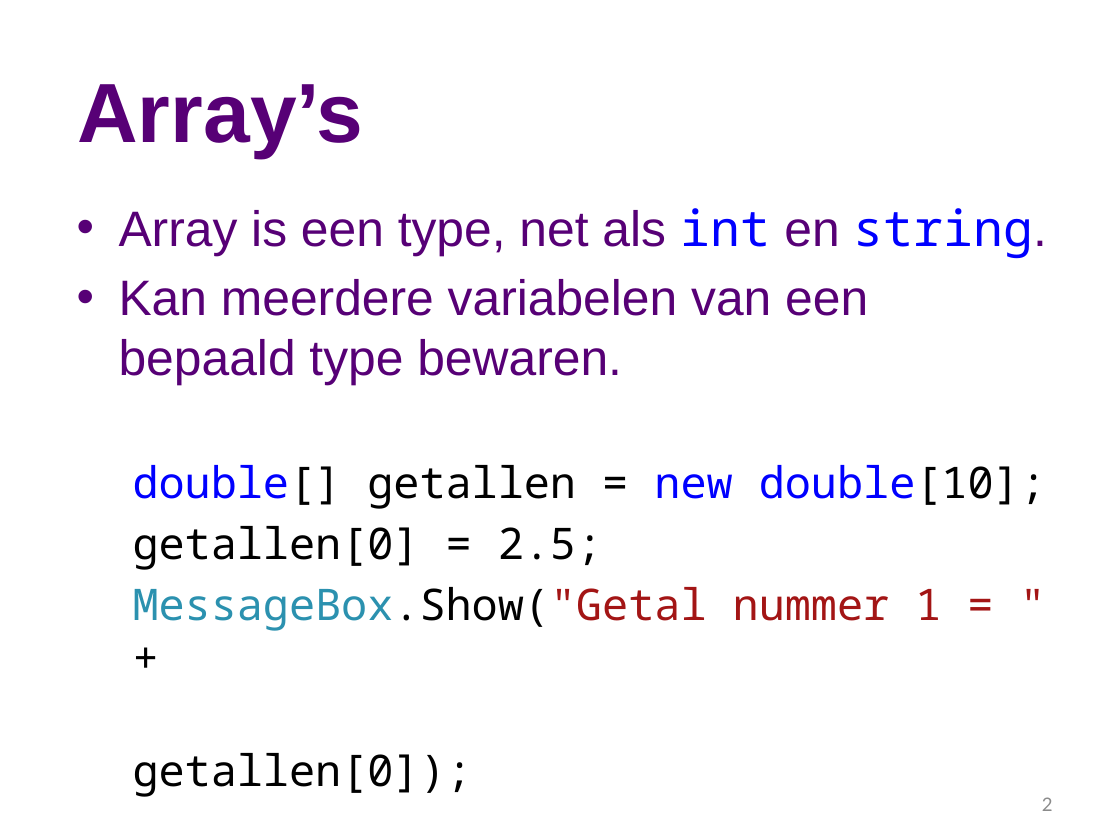
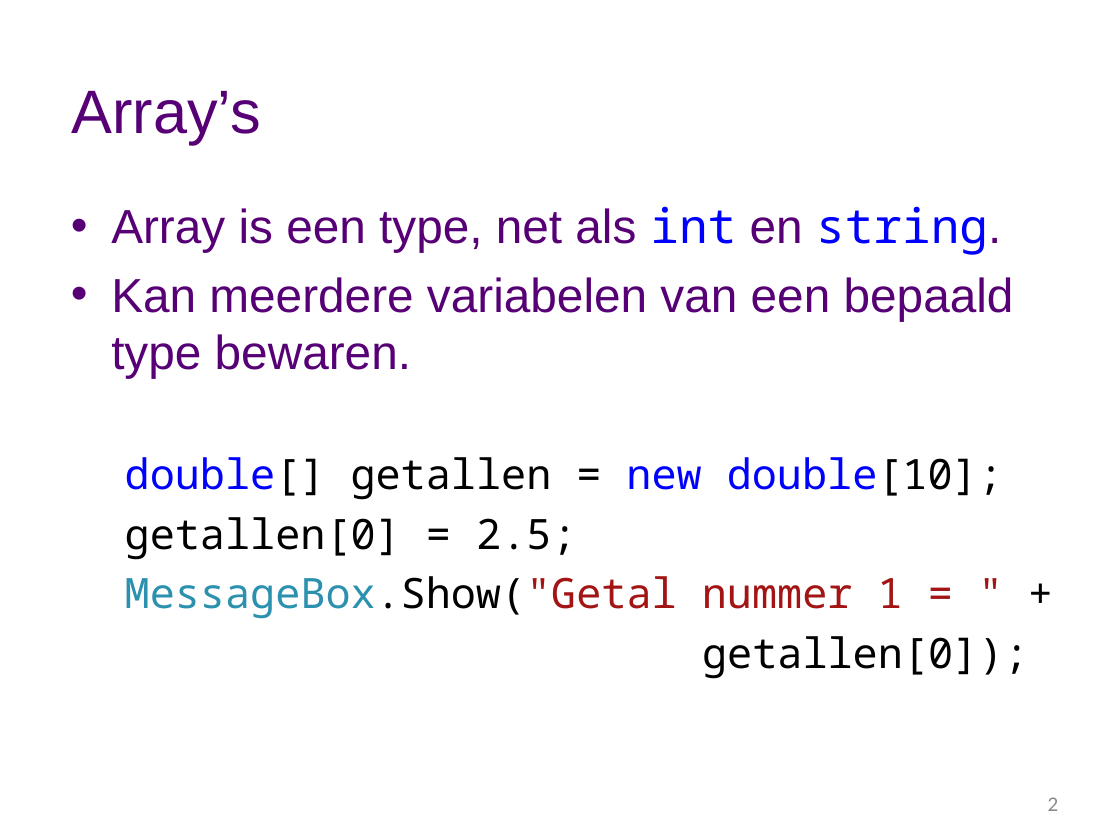
Before and after one commit to stasemsoft/softwarematerial, a slide deck: slide 2 of docs/basic/collecties/theorie_FUN12_Arrays.pptx. Drawn at 1120x840 pixels with LibreOffice and Linux fonts; fonts in the diff are those of the drawing; background and template pictures are left out. Boxes give left, top, right and bottom in pixels: in the first picture for what was removed or moved away, otherwise in the second. Text is boxed around its words. In the diff, an @@ line names an element or a change of style, - is before the commit and + after.

```diff
--- a/docs/basic/collecties/theorie_FUN12_Arrays.pptx
+++ b/docs/basic/collecties/theorie_FUN12_Arrays.pptx
@@ title "Array’s" at bbox=[72, 90, 261, 144]: size 54 to 39.4 pt, bold off @@
@@ text "Array is een type, net ..." at bbox=[111, 206, 1028, 679]: size 32 to 30.7 pt in "Array is een type, net als int ...", "Kan meerdere variabelen van een bepaald type ..."; highlight #FFFFFF to none in "int string.", "double[] getallen = new double[10];", "getallen[0] = 2.5;", "MessageBox.Show("Getal nummer 1 = " +" and 1 more places; size 28 to 26.9 pt in "double[] getallen = new double[10];", "getallen[0] = 2.5;", "MessageBox.Show("Getal nummer 1 = " +", "getallen[0]);"; indent changed @@
@@ page number at bbox=[1048, 797, 1059, 811]: text colour #8C8C8C to #888888 @@
```
Also in this commit, not shown: 6 other slides changed, 1 slide removed.
